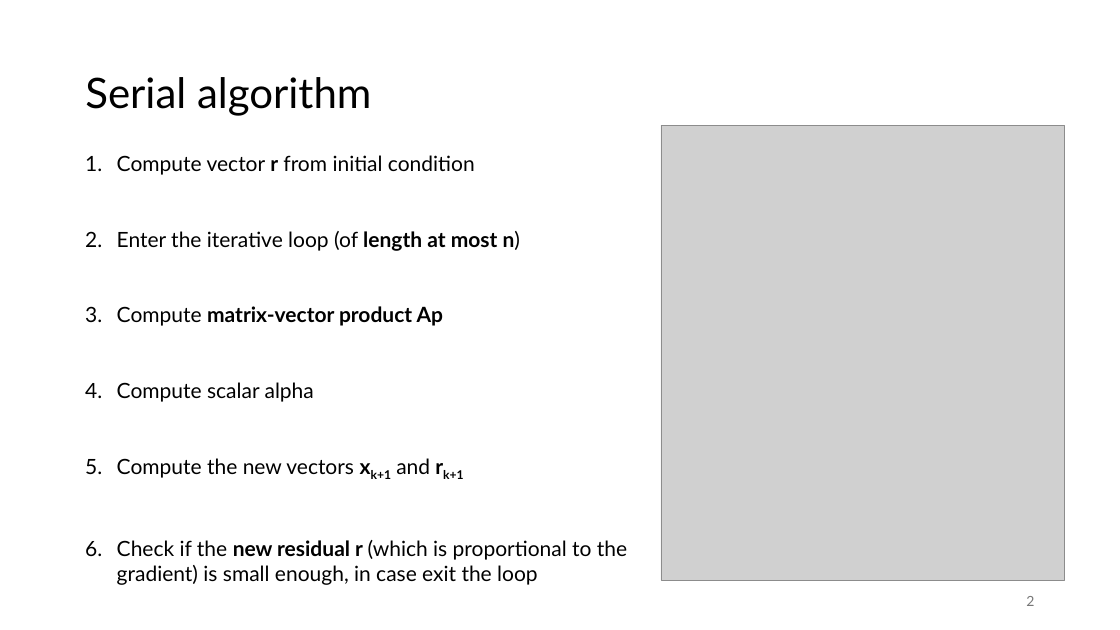
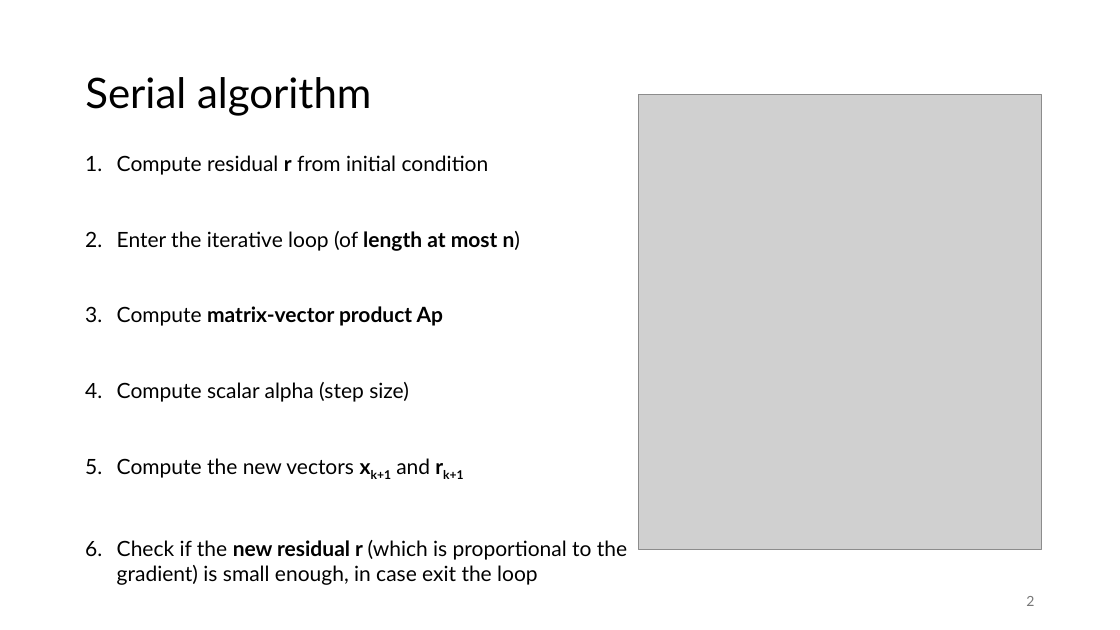
Before and after one commit to lucarighetti3/CG-MPI, a slide deck: slide 3 of project_pres.pptx. Drawn at 1120x630 pixels with LibreOffice and Linux fonts; fonts in the diff are those of the drawing; grey boxes stand for pictures; background and template pictures are left out. Boxes give left, top, right and bottom in pixels: in the first picture for what was removed or moved away, otherwise in the second. Text is boxed around its words. In the diff, an @@ line names an element or a change of style, - is before the commit and + after.

```diff
--- a/project_pres.pptx
+++ b/project_pres.pptx
@@ picture: place and size @@
-picture at [661,125,1065,581]
+picture at [639,94,1041,549]
@@ text at [117,155,489,175]: text changed @@
-1. Compute vector r from initial condition
+1. Compute residual r from initial condition
@@ text at [117,382,409,402]: text changed @@
-4. Compute scalar alpha
+4. Compute scalar alpha (step size)
```
Also in this commit, not shown: 7 other slides changed, 1 slide added.
